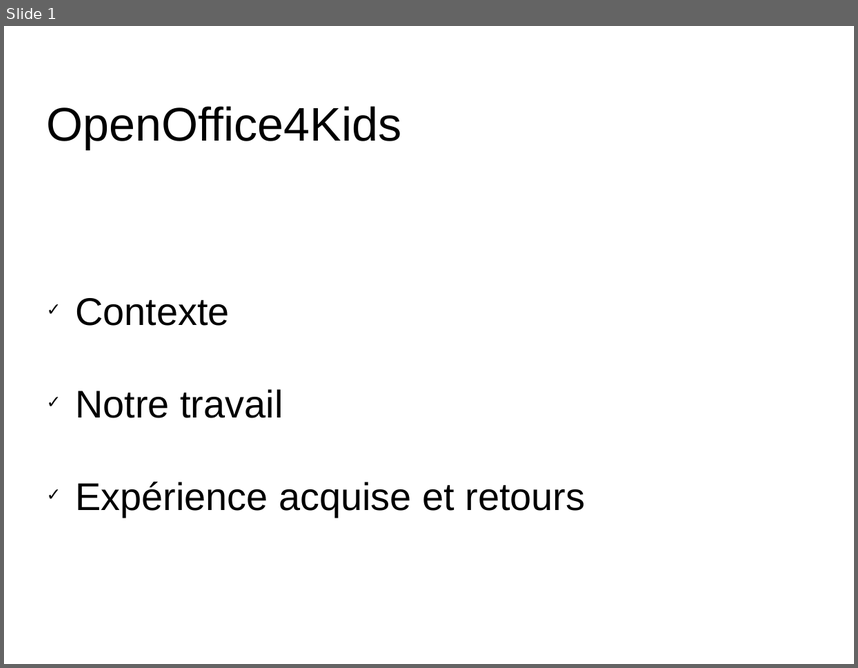
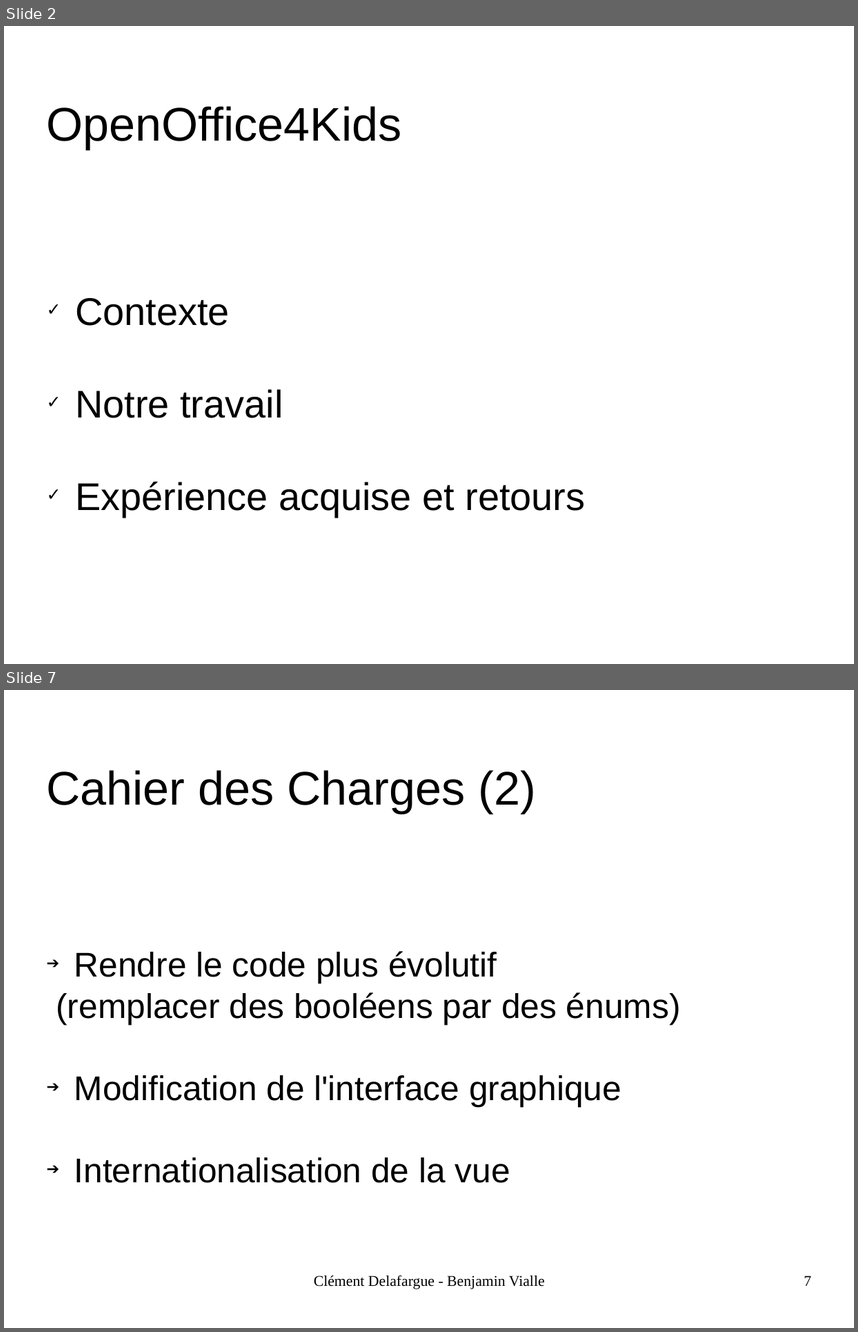
Before and after one commit to divarvel/PAPPL-OOo4Kids-Documents, a slide deck: SOUTENANCE/OOo4Kids.odp. Shown one above the other, each under a label of ours: slide 1 before the commit, slides 2 and 7 after it; the slides between them are not shown. The pictures are 858x668 and 858x1332 pixels, drawn with LibreOffice and Linux fonts; fonts in the diff are those of the drawing; background and template pictures are left out. Boxes give left, top, right and bottom in pixels: in the first picture for what was removed or moved away, otherwise in the second. Text is boxed around its words. In the diff, an @@ line names an element or a change of style, - is before the commit and + after.

```diff
--- a/SOUTENANCE/OOo4Kids.odp
+++ b/SOUTENANCE/OOo4Kids.odp
@@ slide 7 added at (4,690,854,1328), background picture (left out) @@
@@ title added at (47,770,536,814), 44 pt, text #000000 @@
+Cahier des Charges (2)
@@ subtitle added at (56,951,681,1183), 32 pt, text #000000 @@
+➔ Rendre le code plus évolutif
+(remplacer des booléens par des énums)
+➔ Modification de l'interface graphique
+➔ Internationalisation de la vue
@@ text added at (314,1274,545,1289), 14 pt, text #000000 @@
+Clément Delafargue - Benjamin Vialle
@@ page number added at (804,1275,811,1285), 14 pt, text #000000 @@
+7
@@ what was slide 1 is now slide 2 @@
```
Also in this commit, not shown: 1 slide changed, 10 other slides added, 7 slides removed.
